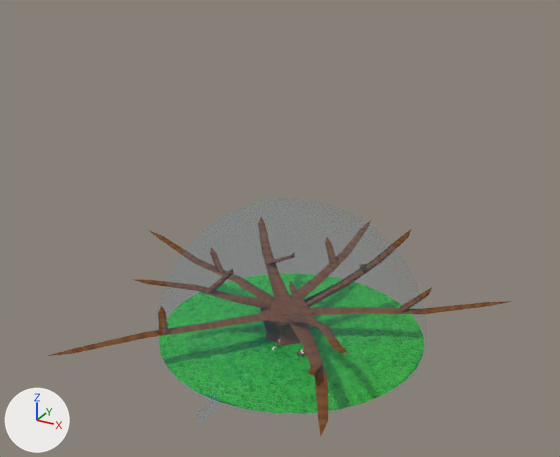
The glTF model data/sandystreedome-assets/JoshuaPFingerle-SandyDome.glb: old version first, new version second.
Before and after are seen from a camera (50 mm lens) standing at (1551.0, -2815.0, 2011.0) and looking at (-48.0, 93.0, 558.0). The lights are fixed; the arrows at lower left show +X, +Y and +Z. Where no turn or scale is listed for an object, it has been applied to the vertices. Vertices at the same position are counted once.

In view in the first picture: 'dome_grass', 'tree_bark'.
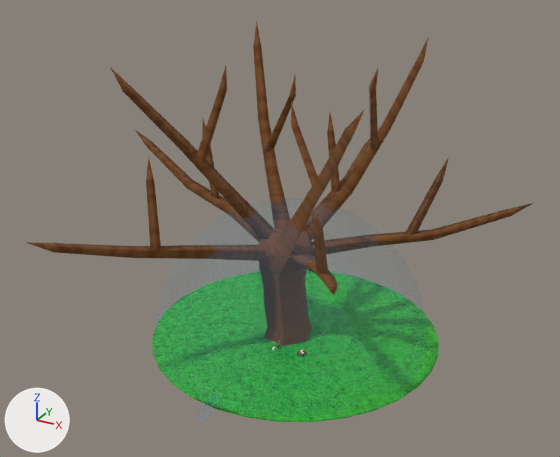
Diff of the bpy script that builds the scene:
```diff
--- a/data/sandystreedome-assets/JoshuaPFingerle-SandyDome.glb.py
+++ b/data/sandystreedome-assets/JoshuaPFingerle-SandyDome.glb.py
@@ me_circle @@
 # used by ob_dome_grass; location = (5.0, 114.0, 0.0); scale = (6.48, 6.48, 6.48)
-me_circle.from_pydata(...)  # 33 vertices, 31 faces; spans x -100.0..100.0, y -100.0..100.0, z 0.0
+me_circle.from_pydata(...)  # 132 vertices, 256 faces; spans x -684.0..715.0, y -691.0..708.0, z -4.0..0.0
+# me_circle part 1: 132 vertices added at x -684.0..715.0, y -691.0..708.0, z -4.0..0.0
+# me_circle part 2: 33 vertices removed from x -100.0..100.0, y -100.0..100.0, z 0.0
 me_circle.materials.append(mat_grass)
@@ ob_dome_grass @@
 ob_dome_grass.location = (5.0, 114.0, 0.0)
-ob_dome_grass.scale = (6.48, 6.48, 6.48)
@@ ob_tree_bark @@
 ob_tree_bark.rotation_euler = (1.571, 0.0, 0.0)  # degrees (90, 0, 0)
-ob_tree_bark.scale = (4.93, 1.41, 5.1)
+ob_tree_bark.scale = (5.1, 5.1, 5.1)
```

Location of each change, [x1, y1, x2, y2] in pixels of the pictures (560 x 457 px):
'tree_bark', rescaled (9% wider, 48% taller): before [48, 217, 512, 436]; after [26, 21, 533, 346]
'dome_grass', reshaped, rescaled (8% wider, 8% taller): before [159, 273, 424, 414]; after [152, 270, 439, 422]
part 1 of me_circle, added (green): after [152, 270, 439, 422]
part 2 of me_circle, deleted (green): before [159, 273, 424, 414]
